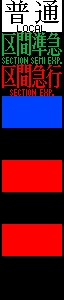
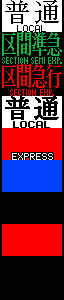
Revision of a layered 64 x 300 image; what changed, layer by layer:
painted on "背景" over 2, 96, 62, 192
